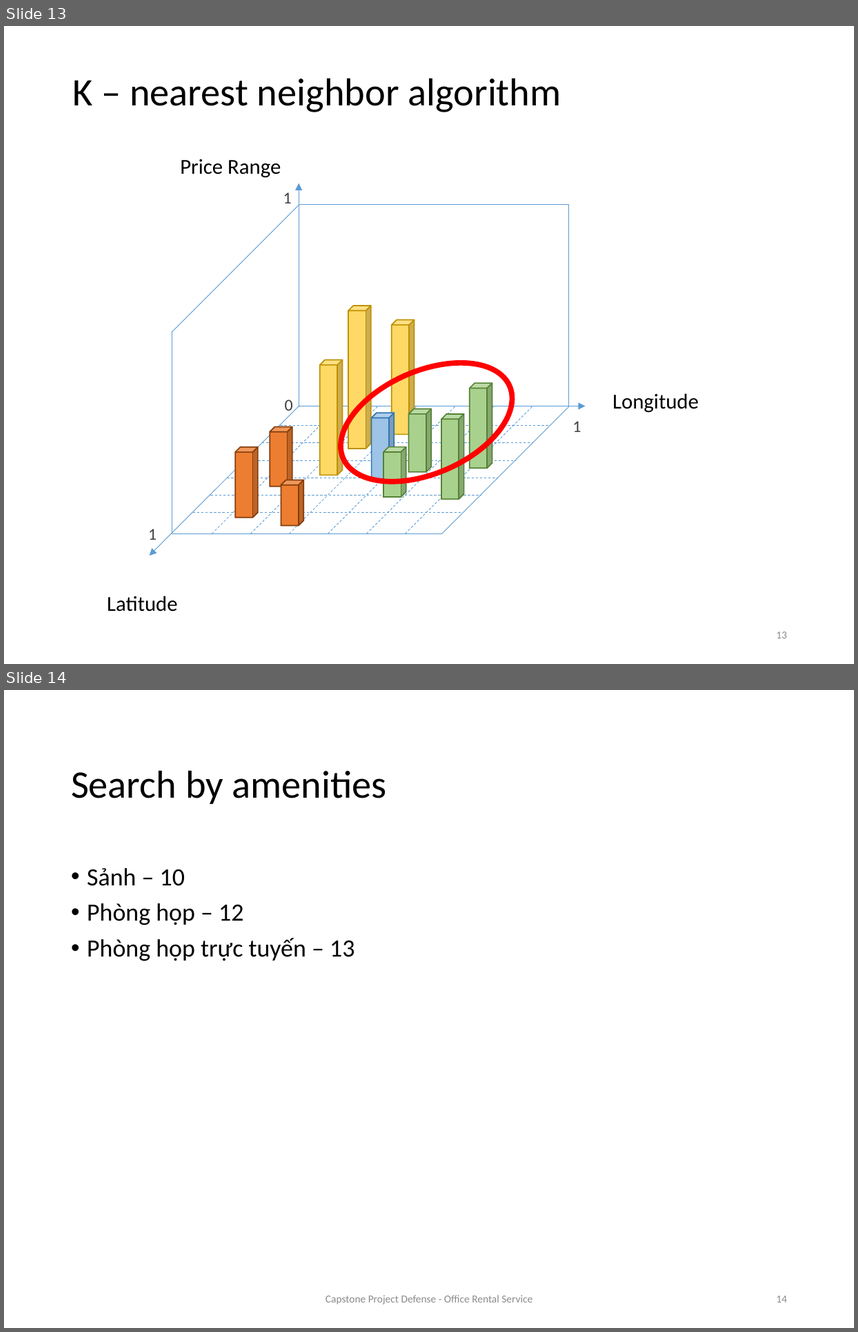
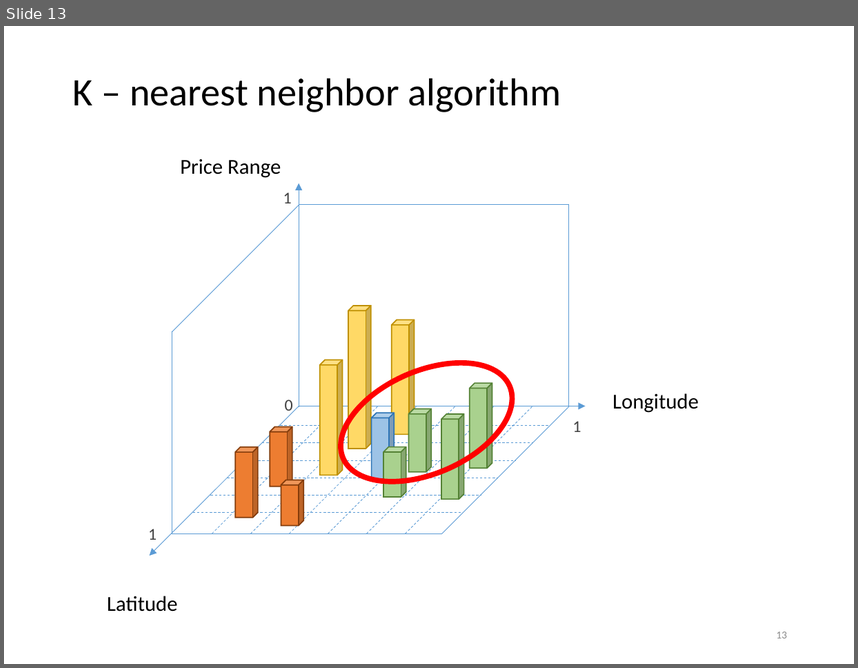
Before and after one commit to tienlx93/capstone-ors, a slide deck: doc/SlidePresentation 2 v3.pptx. Shown one above the other, each under a label of ours: slides 13 and 14 before the commit, slide 13 after it. The pictures are 858x1332 and 858x668 pixels, drawn with LibreOffice and Linux fonts; fonts in the diff are those of the drawing. Boxes give left, top, right and bottom in pixels: in the first picture for what was removed or moved away, otherwise in the second. Text is boxed around its words. In the diff, an @@ line names an element or a change of style, - is before the commit and + after.

```diff
--- a/doc/SlidePresentation 2 v3.pptx
+++ b/doc/SlidePresentation 2 v3.pptx
@@ slide 14 removed at (4,690,854,1328), background #FFFFFF @@
@@ title removed at (71,770,387,804) @@
-Search by amenities
@@ text removed at (87,868,355,960) @@
-• Sảnh – 10
-• Phòng họp – 12
-• Phòng họp trực tuyến – 13
@@ text removed at (326,1294,533,1304) @@
-Capstone Project Defense - Office Rental Service
@@ page number removed at (776,1295,787,1302) @@
-14
```
Also in this commit, not shown: 5 other slides removed, 1 other file.
